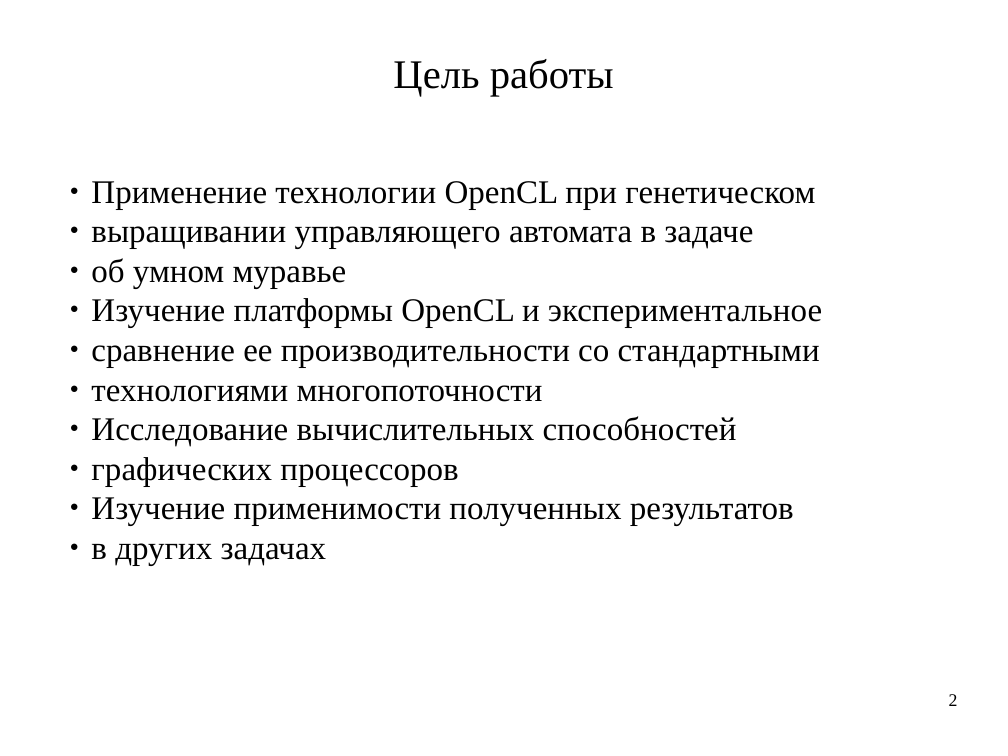
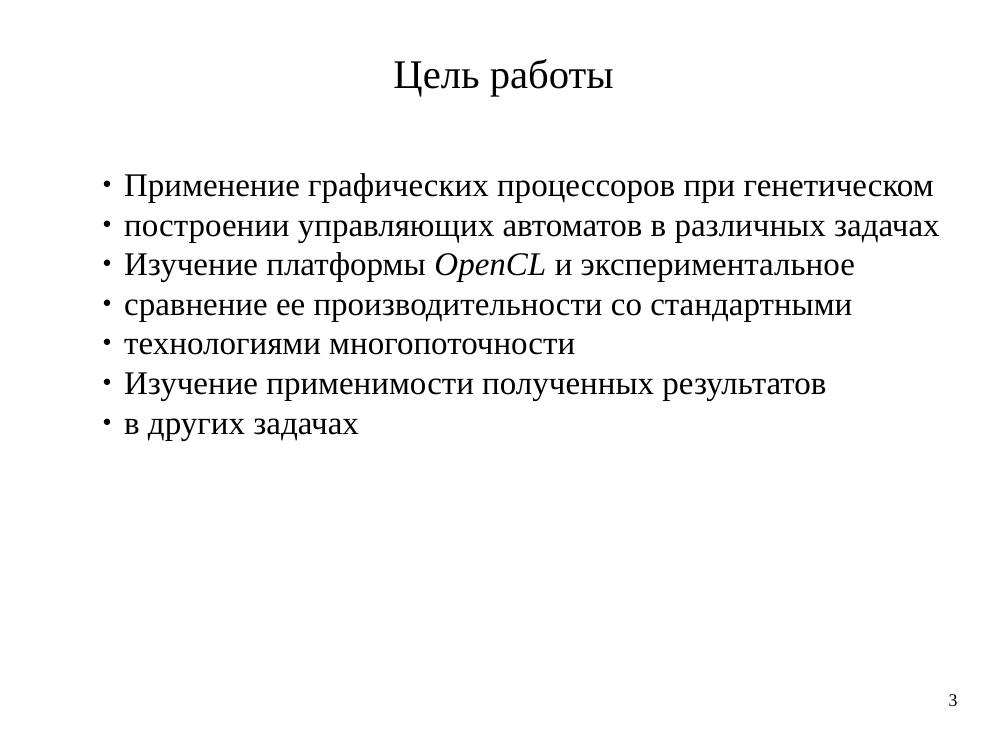
Before and after one commit to artem-bochkarev/master-work, a slide deck: slide 3 of Papers/Presentation.odp (slide 2 before the commit). Drawn at 1008x756 pixels with LibreOffice and Linux fonts; fonts in the diff are those of the drawing. Boxes give left, top, right and bottom in pixels: in the first picture for what was removed or moved away, otherwise in the second. Text is boxed around its words. In the diff, an @@ line names an element or a change of style, - is before the commit and + after.

```diff
--- a/Papers/Presentation.odp
+++ b/Papers/Presentation.odp
@@ text "Применение графических процессоров при генетическом": place and size @@
-text "Применение графических процессоров при генетическом" at <box>91,181,822,559</box>
+text "Применение графических процессоров при генетическом" at <box>124,173,940,441</box>
@@ text at <box>124,173,940,243</box>: text changed @@
-● Применение технологии OpenCL при генетическом
-● выращивании управляющего автомата в задаче
-● об умном муравье
+● Применение графических процессоров при генетическом
+● построении управляющих автоматов в различных задачах
@@ text at <box>124,252,855,282</box>: italic on in "OpenCL" @@
@@ text at <box>91,416,737,487</box>: paragraphs removed @@
-● Исследование вычислительных способностей
-● графических процессоров
@@ page number at <box>949,694,958,706</box>: text changed @@
-2
+3
```
Also in this commit, not shown: 17 other slides changed, 8 slides added, 2 other files.
